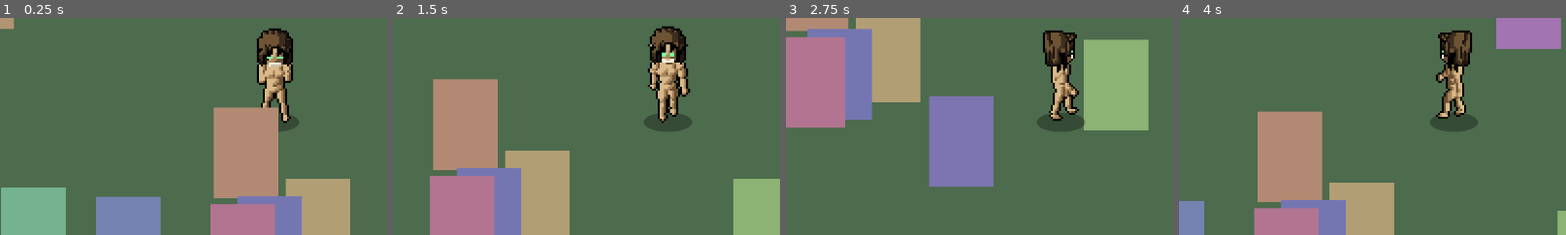
Above: before the commit, frames 1-4 (left to right).
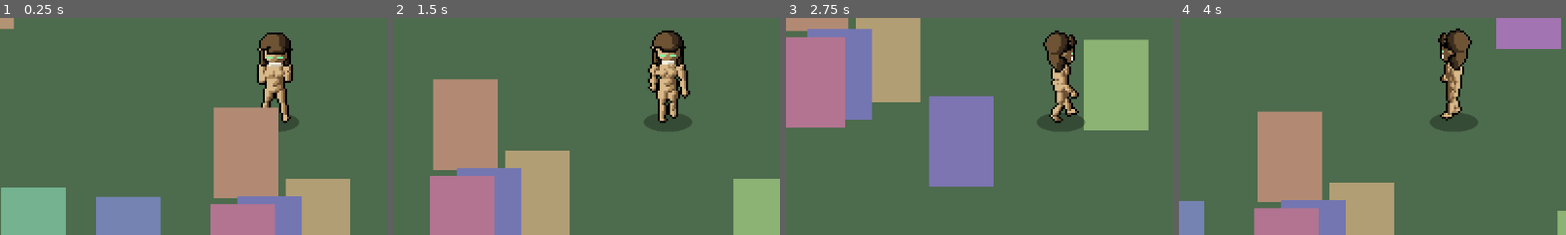
Above: after the commit, the same moments.

Repository: jspeirs-hash/Game-Jam-Team
Game: Godot game, scene res://Player/demo/demo_overworld.tscn
The game is run twice, just before and just after one commit, with the same random seed, the same clock (stepped at 60 frames per second) and the same inputs. The project has no main scene, so this scene is started directly.
Inputs:
- Up to frame 1 (0.25 s): no input
- Up to frame 2 (1.5 s): tap Enter at 0.5 s; hold D (move_right) 0.53-1.28 s; hold E (interact) 0.53-1.28 s; tap Space at 0.77 s; hold S (move_down) from 1.28 s (still down); tap Shift (run) at 1.35 s
- Up to frame 3 (2.75 s): tap Space at 1.52 s; release S (move_down) at 2.03 s; hold D (move_right) from 2.03 s (still down); hold E (interact) from 2.03 s (still down)
- Up to frame 4 (4 s): release D (move_right) at 2.78 s; release E (interact) at 2.78 s; hold W (move_up) 2.78-3.53 s; tap Shift (run) at 2.85 s; tap Space at 3.02, 3.77 s; hold A (move_left) from 3.53 s (still down); hold E (interact) from 3.53 s (still down)
The pictures show only the part of the screen within x 15-64%, y 37-87%; the shares and areas given below are measured in that part.

The runs differ from the first frame. In frame 1, 0.8% of the frame differs, in the area x 66-76%, y 4-23%; in frame 2, 1.7%, in the area x 65-77%, y 3-49%; in frame 3, 1.6%; in frame 4, 1.7%.

Commit message:
Simpler hair and many more animation frames
Hair is a few large shapes that stay stable between frames; the render
never bobs (the sheet bobs by whole pixels). Walk has 16 frames and the
guard drop 8; the player counts frames per row so either works.

Co-Authored-By: Claude Opus 5.5 (1M context) <noreply@anthropic.com>

Diff:
--- a/Player/player.gd
+++ b/Player/player.gd
@@ -104,7 +104,7 @@
 			if dir == "down" and _rows >= FRONT_GUARD_ROWS:
 				walk_row = 5
 				guard_row = 6
-		var cols := sprite_sheet.get_width() / frame_size.x
+		var cols := _frames_in_row(walk_row)
 		frames.set_animation_speed(walk, walk_fps * cols / 4.0)
 		for col in cols:
 			frames.add_frame(walk, _cut(col, walk_row))
@@ -113,10 +113,25 @@
 				var anim := StringName("guard_%s_%s" % [kind, dir])
 				frames.add_animation(anim)
 				frames.set_animation_loop(anim, false)
-				frames.set_animation_speed(anim, GUARD_FPS)
-				for col in ([0, 1, 2] if kind == "lower" else [2, 1, 0]):
+				var order := range(_frames_in_row(guard_row))
+				if kind == "raise":
+					order.reverse()
+				# same duration whatever the frame count (3 frames = 0.25 s)
+				frames.set_animation_speed(anim, GUARD_FPS * order.size() / 3.0)
+				for col in order:
 					frames.add_frame(anim, _cut(col, guard_row))
 	return frames
+
+
+## Number of frames drawn in a row (frames after the last drawn one are empty).
+func _frames_in_row(row: int) -> int:
+	var img := sprite_sheet.get_image()
+	var count := 0
+	for col in img.get_width() / frame_size.x:
+		var rect := Rect2i(col * frame_size.x, row * frame_size.y, frame_size.x, frame_size.y)
+		if not img.get_region(rect).is_invisible():
+			count = col + 1
+	return count
 
 
 func _cut(col: int, row: int) -> AtlasTexture:
--- a/Player/tools/make_sheet_from_renders.gd
+++ b/Player/tools/make_sheet_from_renders.gd
@@ -5,14 +5,15 @@
 ##
 ##   godot --headless --path . --script res://Player/tools/make_sheet_from_renders.gd -- <render_dir> <out.png>
 ##
-## Sheet rows (32 x 52 frames, 8 columns; walks use all 8):
+## Sheet rows (32 x 52 frames, 16 columns; walks use all 16, guard drops 8):
 ##   0 down: guard          1 up: walk (hands down)     2 side: guard
 ##   3 side: walk           4 side: guard up, halfway, down
 ##   5 down: walk           6 down: guard up, halfway, down
 
 const W := 32
 const H := 52
-const COLS := 8
+const COLS := 16
+const GUARD_FRAMES := 8
 
 # palette colour -> group; ink lines go between different groups
 const PALETTE := {
@@ -36,7 +37,9 @@
 	var walk := []
 	for i in COLS:
 		walk.append("walk%d" % i)
-	var guard := ["guard", "guard_mid", "guard_down"]
+	var guard := []
+	for i in GUARD_FRAMES:
+		guard.append("guard_t%d" % i)
 	var rows := [
 		["down", ["guard"]],
 		["up", walk],
@@ -52,7 +55,9 @@
 		var names: Array = rows[r][1]
 		for c in names.size():
 			var f := _frame("%s/%s_%s.png" % [dir, rows[r][0], names[c]])
-			sheet.blit_rect(f, Rect2i(0, 0, W, H), Vector2i(c * W, r * H))
+			# bob by a whole pixel at full stride (the renders themselves never bob)
+			var dip := 1 if names == walk and absf(sin(TAU * c / COLS)) > 0.7 else 0
+			sheet.blit_rect(f, Rect2i(0, 0, W, H - dip), Vector2i(c * W, r * H + dip))
 	var err := sheet.save_png(args[1])
 	print("saved ", args[1], ": ", error_string(err))
 	quit()
Binary file changed: Player/art/player_sheet.png
Not shown, changed: Player/art/blender/player_model.blend
Not shown, changed: Player/tools/blender/build_player.py
